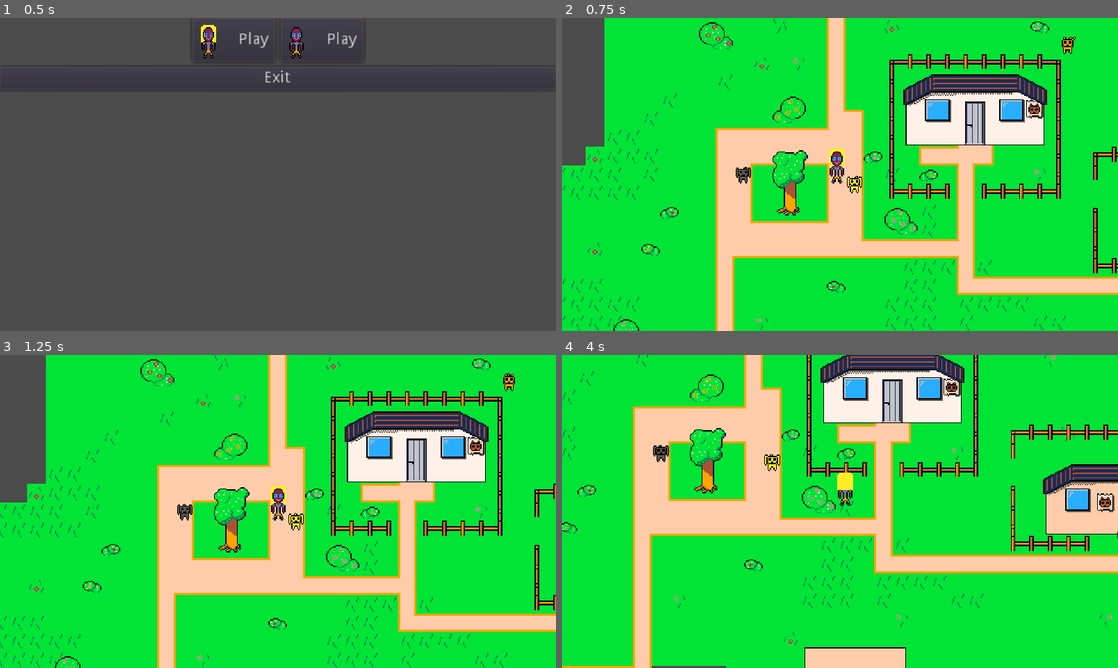
Above: before the commit, frames 1-4 (two rows, left to right).
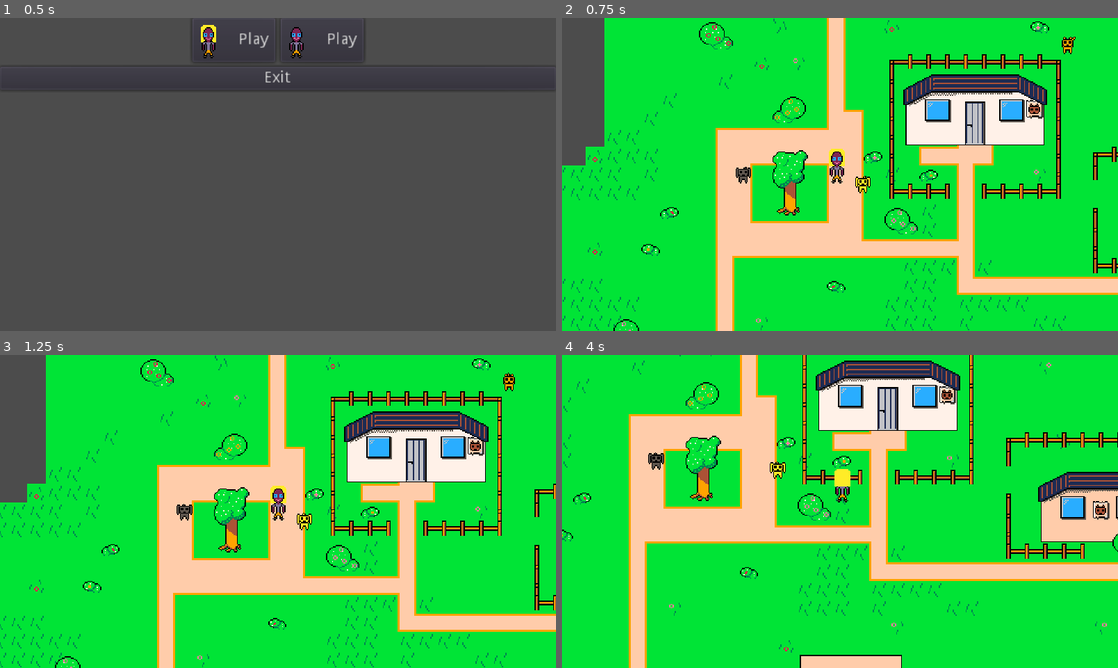
Above: after the commit, the same moments.

Repository: progsource/ggj2021
Game: Godot game, scene res://scenes/Title.tscn
The game is run twice, just before and just after one commit, with the same random seed, the same clock (stepped at 60 frames per second) and the same inputs.
Inputs:
- Up to frame 1 (0.5 s): no input
- Up to frame 2 (0.75 s): click "Play" at 0.5 s
- Up to frame 3 (1.25 s): no input
- Up to frame 4 (4 s): hold Right (ui_right) 1.28-2.03 s; hold Down (ui_down) 2.03-2.78 s; hold Right (ui_right) 2.78-3.53 s; hold Up (ui_up) from 3.53 s (still down)

Frame 1 is identical in both runs. In frame 2, 0.2% of the frame differs, in the area x 51-56%, y 50-56%; in frame 3, 1.4%; in frame 4, 23%, in the area x 0-100%, y 0-100%.

Commit message:
Follow Component

Diff:
--- a/code/scripts/ActorFactory.gd
+++ b/code/scripts/ActorFactory.gd
@@ -11,6 +11,8 @@
 func create_pet(pet_type : int, pos : Vector2) -> Object:
 	var instance = pet_packed.instance()
 
+	instance.add_component(load("res://scripts/ActorFollowComponent.gd").new())
+	instance.add_component(load("res://scripts/ActorPhysicsComponent.gd").new())
 	instance.add_component(load("res://scripts/ActorAnimationComponent.gd").new())
 	instance.position = pos
 	instance.get_node("Sprite").texture = load("res://assets/gfx/%s" % GLOBAL.PetImageMap[pet_type])
--- /dev/null
+++ b/code/scripts/ActorFollowComponent.gd
@@ -0,0 +1,17 @@
+extends "res://scripts/ActorComponent.gd"
+
+var follow: KinematicBody2D = null
+
+func physics_process(_delta) -> void :
+	if not follow:
+		return
+
+	var direction: Vector2 = follow.direction
+
+	# If input is digital, normalize it for diagonal movement
+	if abs(direction.x) == 1 and abs(direction.y) == 1:
+		direction = direction.normalized()
+
+	# Apply movement
+	actor.direction = direction
+	actor.velocity = actor.speed * direction# * _delta
